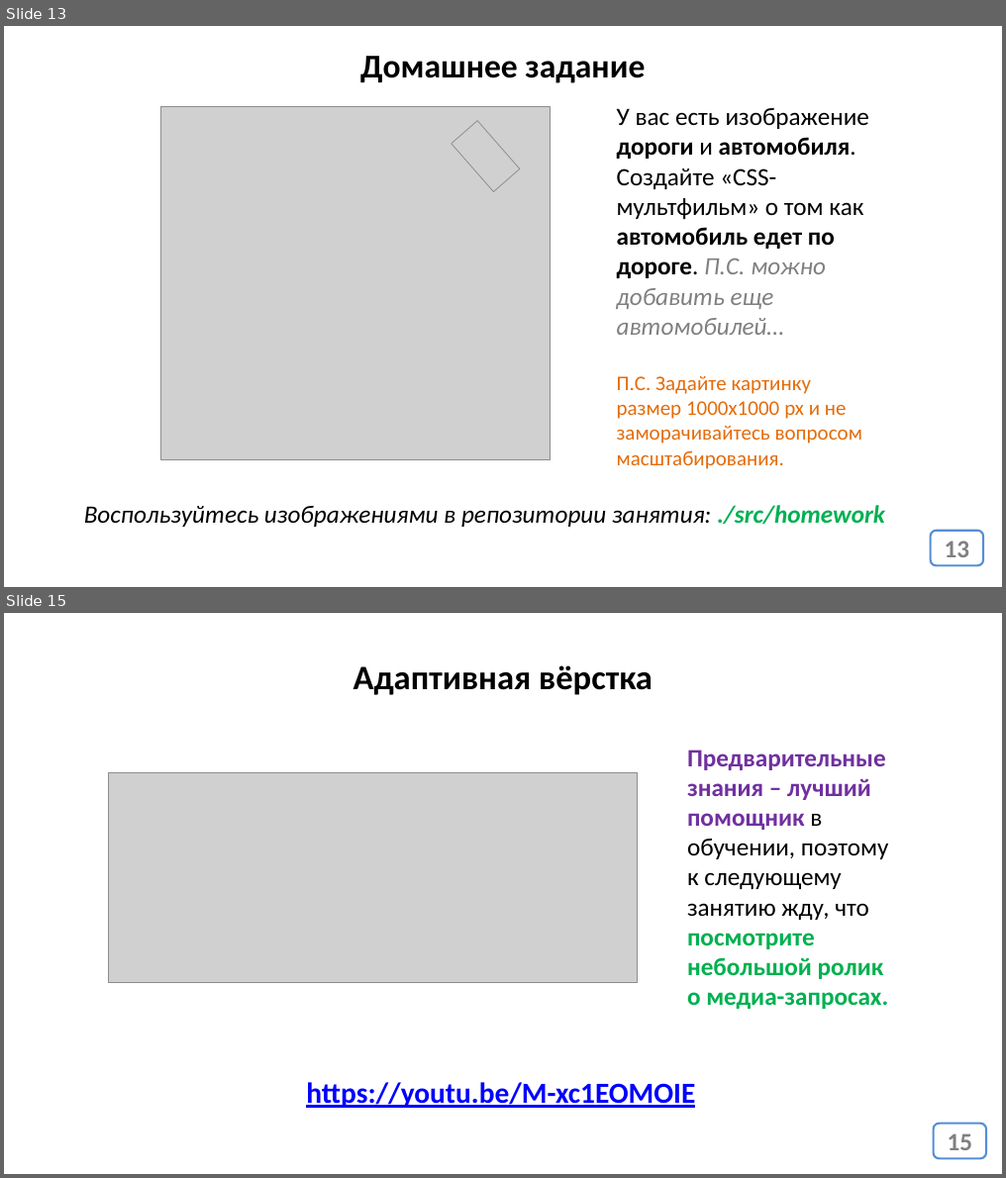
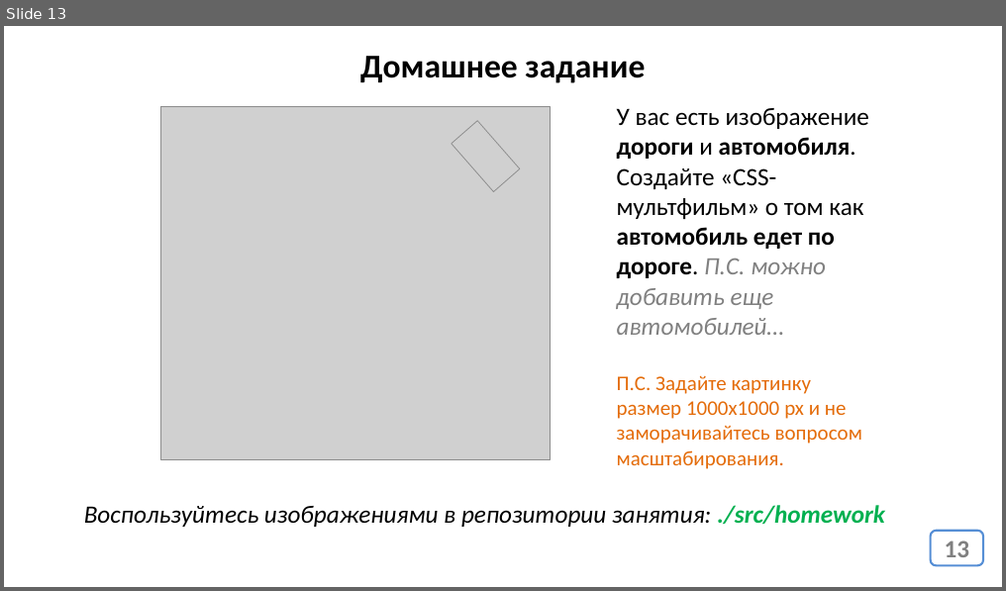
Before and after one commit to web42-ortdnipro/lesson12, a slide deck: lesson12.pptx. Shown one above the other, each under a label of ours: slides 13 and 15 before the commit, slide 13 after it; the slides between them are not shown. The pictures are 1006x1178 and 1006x591 pixels, drawn with LibreOffice and Linux fonts; fonts in the diff are those of the drawing; grey boxes stand for pictures. Boxes give left, top, right and bottom in pixels: in the first picture for what was removed or moved away, otherwise in the second. Text is boxed around its words. In the diff, an @@ line names an element or a change of style, - is before the commit and + after.

```diff
--- a/lesson12.pptx
+++ b/lesson12.pptx
@@ slide 15 removed at <box>4,613,1002,1174</box>, background #FFFFFF @@
@@ text removed at <box>353,665,652,695</box> @@
-Адаптивная вёрстка
@@ text removed at <box>687,750,888,1009</box> @@
-Предварительные знания – лучший помощник в обучении, поэтому к следующему занятию жду, что посмотрите небольшой ролик о медиа-запросах.
@@ picture removed at <box>108,772,638,983</box> @@
@@ text removed at <box>306,1082,695,1108</box> @@
-https://youtu.be/M-xc1EOMOIE
@@ page number removed at <box>934,1124,987,1158</box> @@
-15
```
Also in this commit, not shown: 2 slides added, 1 other slide removed, 1 other file.
